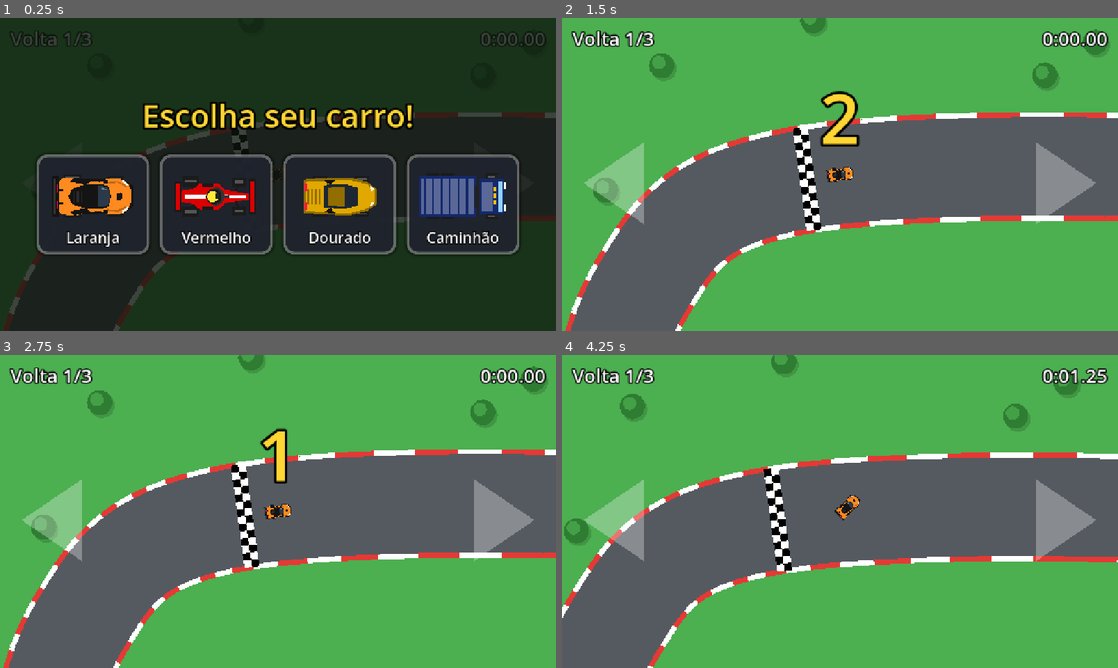
Above: before the commit, frames 1-4 (two rows, left to right).
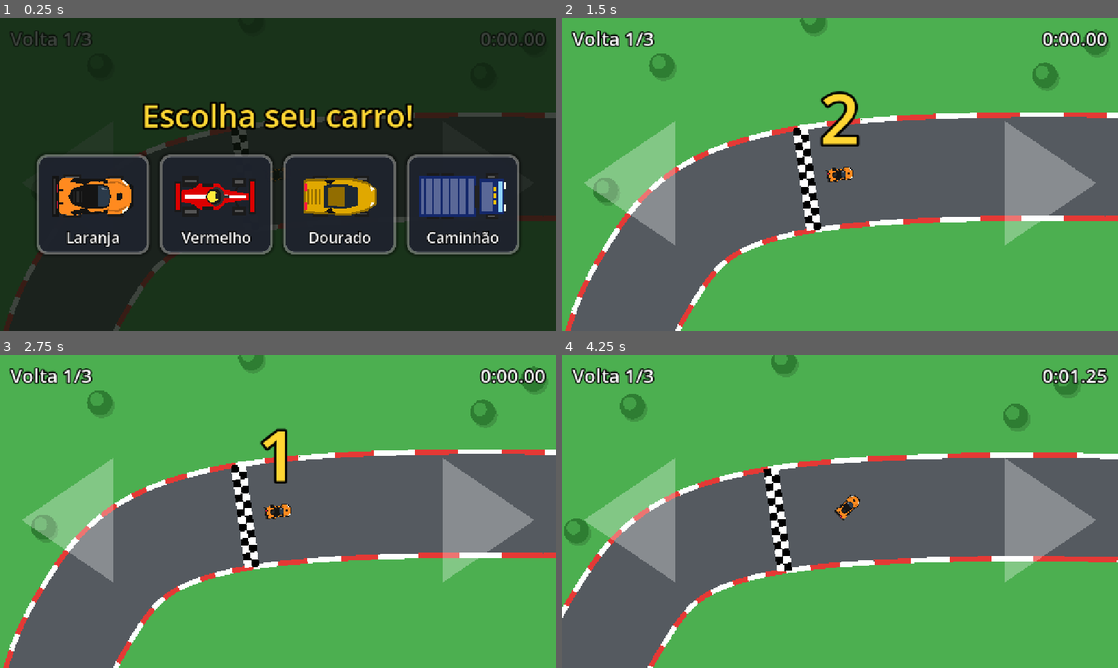
Above: after the commit, the same moments.

Repository: clobato7/jogo-corrida
Game: Godot game, scene res://scenes/main.tscn
Two runs of this game, one before a commit and one after it. Both use one fixed random seed, a clock stepped at 60 frames per second and the inputs below.
Inputs (mouse positions are in pixels of both pictures, inside the frame that each line leads up to):
- Up to frame 1 (0.25 s): no input
- Up to frame 2 (1.5 s): click (656, 205) at 0.52 s; tap Enter at 1.25 s; move the mouse to (962, 158) at 1.27 s; hold D (steer_right) from 1.28 s (still down); click (962, 158) at 1.42 s
- Up to frame 3 (2.75 s): release D (steer_right) at 2 s; tap Space at 2 s; drag from (166, 527) to (250, 574) at 2.02 s
- Up to frame 4 (4.25 s): tap Enter at 2.75 s; move the mouse to (895, 442) at 2.77 s; hold D (steer_right) 2.78-3.5 s; drag from (812, 574) to (673, 464) at 3.52 s

The runs differ from the first frame. In frame 2, 3.6% of the frame differs, in the area x 14-86%, y 32-73%; in frame 3, 3.6%; in frame 4, 3.6%.

Commit message:
Setas de toque 50% maiores
Co-Authored-By: Claude Opus 5.5 <noreply@anthropic.com>
Claude-Session: https://claude.ai/code/session_01SfKqRhB9szQNfyRjXvGQXN

Diff:
--- a/scripts/touch_hints.gd
+++ b/scripts/touch_hints.gd
@@ -1,8 +1,8 @@
 extends Control
 ## Desenha as setas semitransparentes que indicam onde tocar.
 
-@export var arrow_width := 140.0     ## largura de cada seta
-@export var arrow_height := 190.0    ## altura de cada seta
+@export var arrow_width := 210.0     ## largura de cada seta
+@export var arrow_height := 285.0    ## altura de cada seta
 @export var side_margin := 50.0      ## distância da seta até a lateral da tela
 @export var bottom_offset := 340.0   ## distância do centro da seta até a parte de baixo da tela
 
